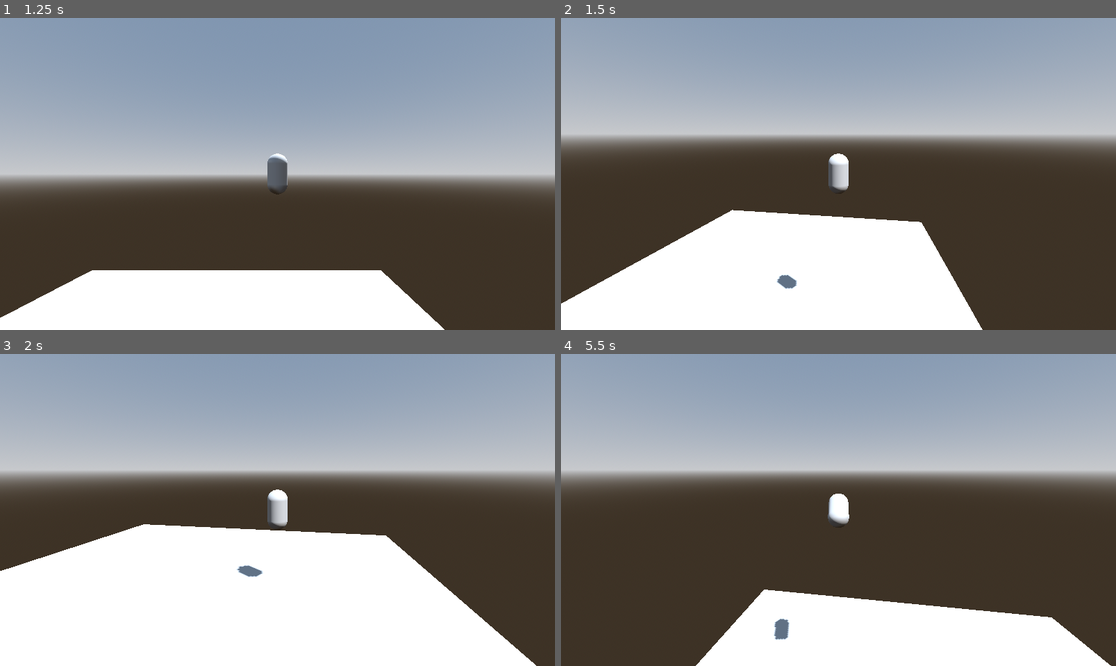
Above: before the commit, frames 1-4 (two rows, left to right).
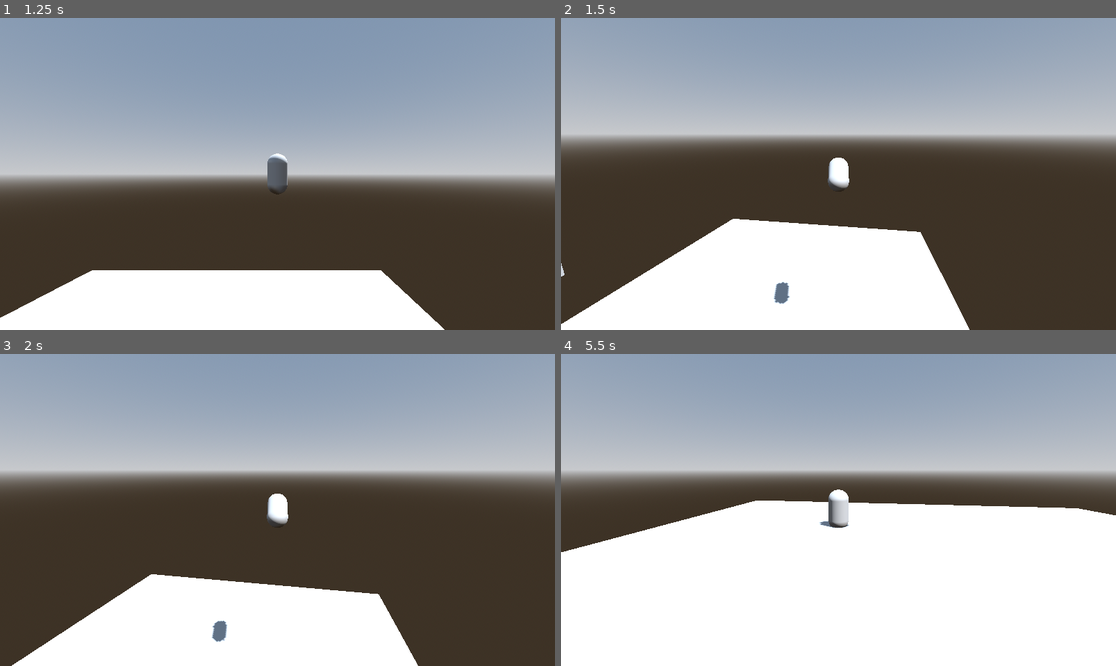
Above: after the commit, the same moments.

Repository: CE-Studio/Kevin3D4
Game: Godot game, scene res://Scenes/game.tscn
Two runs of this game, one before a commit and one after it. Both use one fixed random seed, a clock stepped at 60 frames per second and the inputs below.
Inputs (mouse positions are in pixels of both pictures, inside the frame that each line leads up to):
- Up to frame 1 (1.25 s): tap Enter (ui_accept) at 0.5, 0.77 s; move the mouse to (399, 158) at 0.52 s; hold Right (ui_right) from 0.53 s (still down); hold Right mouse button (Camera) from 0.53 s (still down)
- Up to frame 2 (1.5 s): move the mouse to (810, 174) at 1.27 s; release Right (ui_right) at 1.28 s; release Right mouse button (Camera) at 1.28 s; hold Up (ui_up) from 1.28 s (still down); click (810, 174) at 1.35 s
- Up to frame 3 (2 s): keep holding Up (ui_up); tap Enter (ui_accept) at 1.52 s
- Up to frame 4 (5.5 s): move the mouse to (894, 441) at 2.02 s; release Up (ui_up) at 2.03 s; hold Right (ui_right) 2.03-2.78 s; tap Shift (Dive, bound only before the commit) at 2.1, 4.35 s; move the mouse to (810, 572) at 2.77 s; hold Up (ui_up) 2.78-3.53 s; right-click (810, 572) at 2.85 s; tap Enter (ui_accept) at 3.02, 3.77, 4.52 s; move the mouse to (1005, 556) at 3.52 s; hold Left (ui_left) 3.53-5.03 s; click (1005, 556) at 3.6 s; move the mouse to (672, 463) at 4.27 s; move the mouse to (866, 510) at 5.02 s; hold Down (ui_down) from 5.03 s (still down); hold Right mouse button (Camera) from 5.03 s (still down)

Frame 1 is identical in both runs. In frame 2, 3.6% of the frame differs, in the area x 0-76%, y 43-100%; in frame 3, 20%; in frame 4, 37%, in the area x 0-100%, y 43-100%.

Commit message:
Dive and Controls+

Diff:
--- a/Scripts/Player.gd
+++ b/Scripts/Player.gd
@@ -2,19 +2,25 @@
 class_name Player
 
 const SPEED = 10.0
+
 const JUMP_VELOCITY = 15
 const DIVE_VELOCITY = 10
 var jumps = 0
 var dives = 0
 var direction2 = Vector3.ZERO
 var isDiving:bool = false
-
+var Sprint = 1
 # Get the gravity from the project settings to be synced with RigidBody nodes.
 var gravity = ProjectSettings.get_setting("physics/3d/default_gravity")
 
 
 func _physics_process(delta):
 
+	#sprinting
+	if Input.is_action_pressed("Sprint"):
+		Sprint = 2
+	else:
+		Sprint = 1
 
 
 	# Add the gravity.
@@ -34,18 +40,11 @@
 	# As good practice, you should replace UI actions with custom gameplay actions.
 	var input_dir = Input.get_vector("ui_left", "ui_right", "ui_up", "ui_down")
 	var direction = (transform.basis * Vector3(input_dir.x, 0, input_dir.y)).normalized()
-	if isDiving:
-		if direction:
-			velocity.x = direction.x * SPEED
-			velocity.z = direction.z * SPEED
-			direction2 = direction
-		else:
-			velocity.x = move_toward(velocity.x, 0, SPEED)
-			velocity.z = move_toward(velocity.z, 0, SPEED)
 
-	elif direction:
-		velocity.x = direction.x * SPEED
-		velocity.z = direction.z * SPEED
+
+	if direction:
+		velocity.x = direction.x * SPEED * Sprint
+		velocity.z = direction.z * SPEED * Sprint
 		direction2 = direction
 	else:
 		velocity.x = move_toward(velocity.x, 0, SPEED)
@@ -61,17 +60,21 @@
 		isDiving = true
 	if isDiving:
 
-		velocity.x = direction2.x * DIVE_VELOCITY
-		velocity.z = direction2.z * DIVE_VELOCITY
+		velocity.x = direction2.x * DIVE_VELOCITY * Sprint
+		velocity.z = direction2.z * DIVE_VELOCITY * Sprint
 		if Input.is_action_just_pressed("ui_accept"):
 			velocity.x = 0
 			velocity.z = 0
 			isDiving = false
 
-
+	if position.y < -100:
+		position = Vector3.ZERO
+		velocity = Vector3.ZERO
 
 
 	move_and_slide()
+
+
 
 
 
@@ -81,6 +84,8 @@
 	else:
 		Input.mouse_mode = Input.MOUSE_MODE_VISIBLE
 	print(position.y)
+
+
 func _input(event):
 	if Input.is_action_pressed("Camera") and (event is InputEventMouseMotion):
 		rotate_y(event.relative.x/-180)
--- a/project.godot
+++ b/project.godot
@@ -56,6 +56,11 @@
 }
 Dive={
 "deadzone": 0.5,
+"events": [Object(InputEventMouseButton,"resource_local_to_scene":false,"resource_name":"","device":-1,"window_id":0,"alt_pressed":false,"shift_pressed":false,"ctrl_pressed":false,"meta_pressed":false,"button_mask":1,"position":Vector2(265, 18),"global_position":Vector2(269, 59),"factor":1.0,"button_index":1,"canceled":false,"pressed":true,"double_click":false,"script":null)
+]
+}
+Sprint={
+"deadzone": 0.5,
 "events": [Object(InputEventKey,"resource_local_to_scene":false,"resource_name":"","device":-1,"window_id":0,"alt_press …(182 unchanged characters)…
 ]
 }
